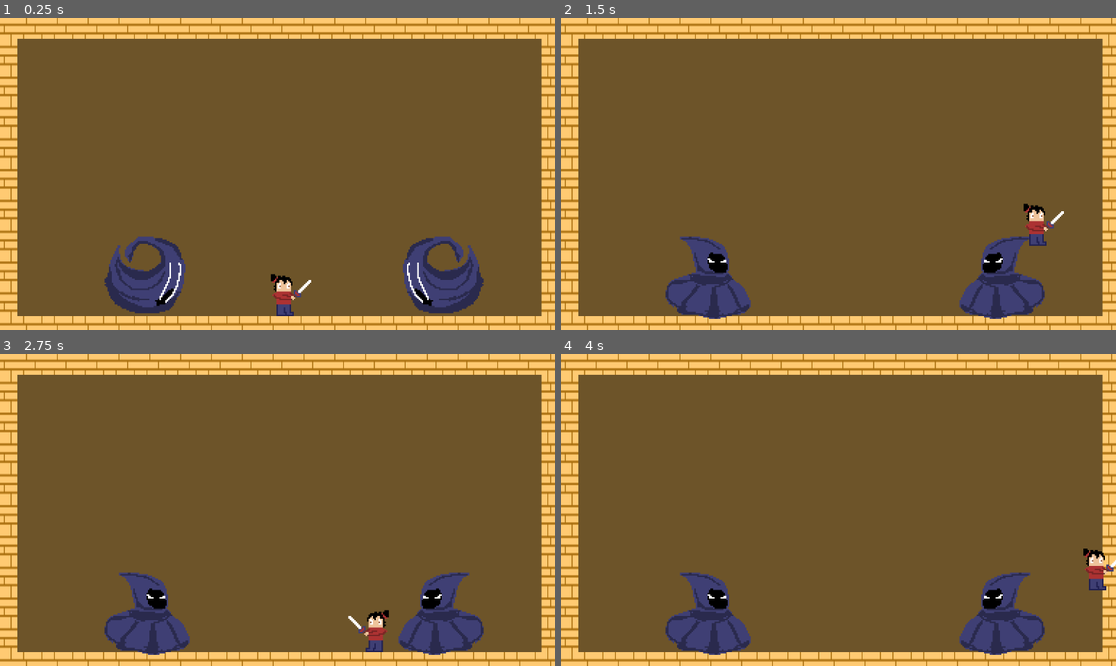
Above: before the commit, frames 1-4 (two rows, left to right).
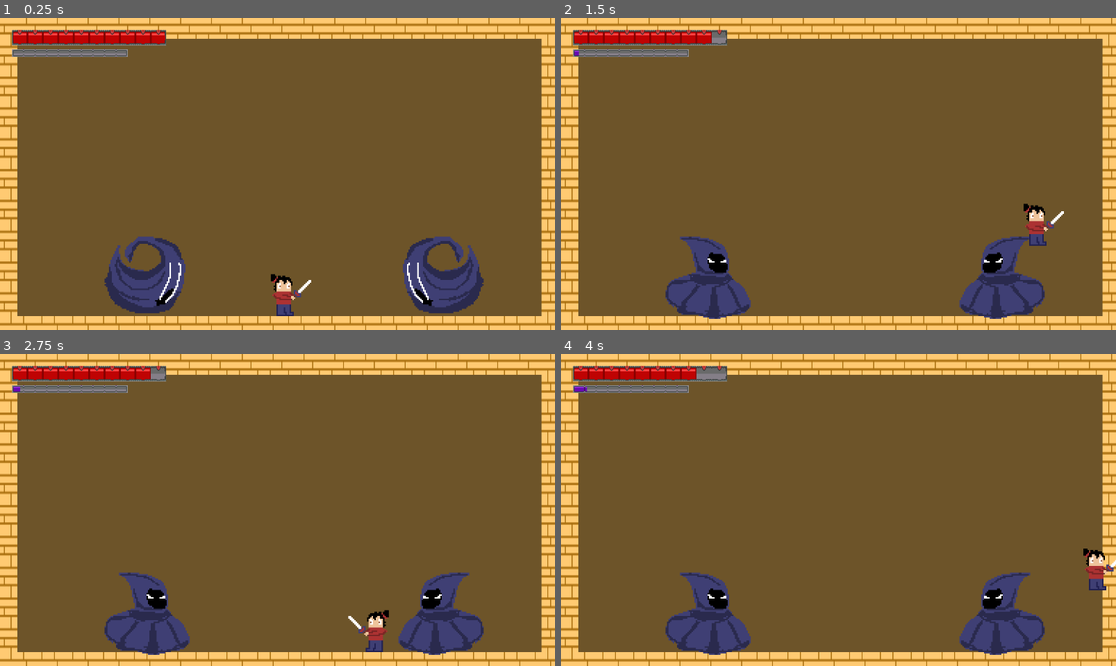
Above: after the commit, the same moments.

Repository: J-Abitria/crimson-jam-26
Game: Godot game, scene res://battleground.tscn
Two runs of this game, one before a commit and one after it. Both use one fixed random seed, a clock stepped at 60 frames per second and the inputs below.
Inputs:
- Up to frame 1 (0.25 s): no input
- Up to frame 2 (1.5 s): hold Right (move_right) from 0.53 s (still down); tap Down (aim_down) at 0.6 s; tap Z (jump) at 0.77 s; tap Up (aim_up) at 1.35 s
- Up to frame 3 (2.75 s): tap Z (jump) at 1.52 s; tap Enter at 2 s; release Right (move_right) at 2.03 s; hold Left (move_left) from 2.03 s (still down); tap X (attack) at 2.1 s
- Up to frame 4 (4 s): release Left (move_left) at 2.78 s; hold Right (move_right) from 2.78 s (still down); tap Down (aim_down) at 2.85 s; tap Z (jump) at 3.02, 3.77 s; tap Up (aim_up) at 3.6 s

The runs differ from the first frame. In frame 1, 1.9% of the frame differs, in the area x 2-31%, y 3-13%; in frame 2, 1.9%; in frame 3, 1.9%; in frame 4, 1.9%.

Commit message:
Implemented health and rage bar values.

Diff:
--- /dev/null
+++ b/unleash-beast/Assets/Scripts/health_bar.gd
@@ -0,0 +1,12 @@
+extends TextureProgressBar
+
+@onready var player = $"../../../Player"
+
+# Called when the node enters the scene tree for the first time.
+func _ready() -> void:
+	value = 10
+	player.health_changed.connect(_on_health_changed)
+
+
+func _on_health_changed(amount):
+	value = amount
--- a/unleash-beast/Assets/Scripts/player.gd
+++ b/unleash-beast/Assets/Scripts/player.gd
@@ -6,6 +6,8 @@
 	HORIZONTAL
 }
 
+signal health_changed(new_health)
+signal rage_changed(new_rage)
 signal died
 
 @export var speed = 500
@@ -27,6 +29,7 @@
 
 var gravity = ProjectSettings.get_setting("physics/2d/default_gravity")
 var knockback_velocity = Vector2.ZERO
+var rage = 0
 
 func _ready():
 	animation_player.play("idle")
@@ -70,6 +73,9 @@
 
 func _on_enemy_collision(body):
 	body.enemy_take_damage(5)
+	rage = rage + 2 if rage <= 98 else 100
+	rage_changed.emit(rage)
+
 	calculate_knockback(body.global_position, 0.5, 1)
 
 func _on_invincibility_timeout():
@@ -134,6 +140,10 @@
 func take_damage(enemy_position):
 	collision_shape.disabled = true
 	health -= 1
+	health_changed.emit(health)
+	rage = rage + 5 if rage <= 95 else 100
+	rage_changed.emit(rage)
+
 	calculate_knockback(enemy_position, 2, 3)
 	check_death()
 
--- /dev/null
+++ b/unleash-beast/Assets/Scripts/rage_bar.gd
@@ -0,0 +1,12 @@
+extends TextureProgressBar
+
+@onready var player = $"../../../Player"
+
+# Called when the node enters the scene tree for the first time.
+func _ready() -> void:
+	value = 0
+	player.rage_changed.connect(_on_rage_changed)
+
+
+func _on_rage_changed(amount):
+	value = amount
--- a/unleash-beast/battleground.tscn
+++ b/unleash-beast/battleground.tscn
@@ -6,6 +6,7 @@
 [ext_resource type="PackedScene" uid="uid://dctcrt5m1dqvq" path="res://player.tscn" id="3_ildd2"]
 [ext_resource type="Script" uid="uid://mm3vbql4brua" path="res://Assets/Scripts/twin.gd" id="4_pmmbh"]
 [ext_resource type="PackedScene" uid="uid://bw38dqreyqam3" path="res://twin.tscn" id="4_t5hr7"]
+[ext_resource type="PackedScene" uid="uid://ckr7tiefkmgeh" path="res://meters.tscn" id="7_q0b7o"]
 [ext_resource type="Script" uid="uid://ckcmoddi46y8c" path="res://Assets/Scripts/fade_out_player.gd" id="7_w7n3p"]
 
 [sub_resource type="TileSetScenesCollectionSource" id="TileSetScenesCollectionSource_t5hr7"]
@@ -76,6 +77,10 @@
 [node name="Player" parent="." unique_id=889811035 instance=ExtResource("3_ildd2")]
 position = Vector2(614, 535)
 
+[node name="UI" type="CanvasLayer" parent="." unique_id=1071208151]
+
+[node name="Meters" parent="UI" unique_id=1601996893 instance=ExtResource("7_q0b7o")]
+
 [node name="Fade" type="CanvasLayer" parent="." unique_id=256824718]
 
 [node name="ColorRect" type="ColorRect" parent="Fade" unique_id=2049634675]
--- /dev/null
+++ b/unleash-beast/meters.tscn
@@ -0,0 +1,44 @@
+[gd_scene format=3 uid="uid://ckr7tiefkmgeh"]
+
+[ext_resource type="Texture2D" uid="uid://vskflf0i4fug" path="res://Assets/Sprites/Health-Under.png" id="1_2dh4v"]
+[ext_resource type="Texture2D" uid="uid://dgittuuc22x08" path="res://Assets/Sprites/Health-Over.png" id="2_1v15m"]
+[ext_resource type="Texture2D" uid="uid://fv02hmsmrhx4" path="res://Assets/Sprites/Health-Progress.png" id="3_2iovc"]
+[ext_resource type="Script" uid="uid://cnx21675aa4vg" path="res://Assets/Scripts/health_bar.gd" id="4_1v15m"]
+[ext_resource type="Texture2D" uid="uid://by5r74rtbdxkc" path="res://Assets/Sprites/Rage-Under.png" id="4_f88ny"]
+[ext_resource type="Texture2D" uid="uid://c810mduxoc5l2" path="res://Assets/Sprites/Rage-Over.png" id="5_1ihgk"]
+[ext_resource type="Texture2D" uid="uid://cvjrwd7d5udlx" path="res://Assets/Sprites/Rage-Progress.png" id="6_h8weg"]
+[ext_resource type="Script" uid="uid://ce3fuii5ijr0i" path="res://Assets/Scripts/rage_bar.gd" id="8_2iovc"]
+
+[node name="Meters" type="Control" unique_id=1601996893]
+layout_mode = 3
+anchors_preset = 15
+anchor_right = 1.0
+anchor_bottom = 1.0
+grow_horizontal = 2
+grow_vertical = 2
+
+[node name="HealthBar" type="TextureProgressBar" parent="." unique_id=141090616]
+texture_filter = 1
+layout_mode = 0
+offset_left = 25.0
+offset_top = 25.0
+offset_right = 325.0
+offset_bottom = 57.0
+max_value = 10.0
+value = 10.0
+texture_under = ExtResource("1_2dh4v")
+texture_over = ExtResource("2_1v15m")
+texture_progress = ExtResource("3_2iovc")
+script = ExtResource("4_1v15m")
+
+[node name="RageBar" type="TextureProgressBar" parent="." unique_id=1106881777]
+texture_filter = 1
+layout_mode = 0
+offset_left = 25.0
+offset_top = 65.0
+offset_right = 265.0
+offset_bottom = 81.0
+texture_under = ExtResource("4_f88ny")
+texture_over = ExtResource("5_1ihgk")
+texture_progress = ExtResource("6_h8weg")
+script = ExtResource("8_2iovc")
Not shown, added: unleash-beast/Assets/Scripts/health_bar.gd.uid
Not shown, added: unleash-beast/Assets/Scripts/rage_bar.gd.uid
Binary file added: unleash-beast/Assets/Sprites/Rage-Over.png
Not shown, added: unleash-beast/Assets/Sprites/Rage-Over.png.import
Binary file added: unleash-beast/Assets/Sprites/Rage-Progress.png
Not shown, added: unleash-beast/Assets/Sprites/Rage-Progress.png.import
Binary file added: unleash-beast/Assets/Sprites/Rage-Under.png
Not shown, added: unleash-beast/Assets/Sprites/Rage-Under.png.import
